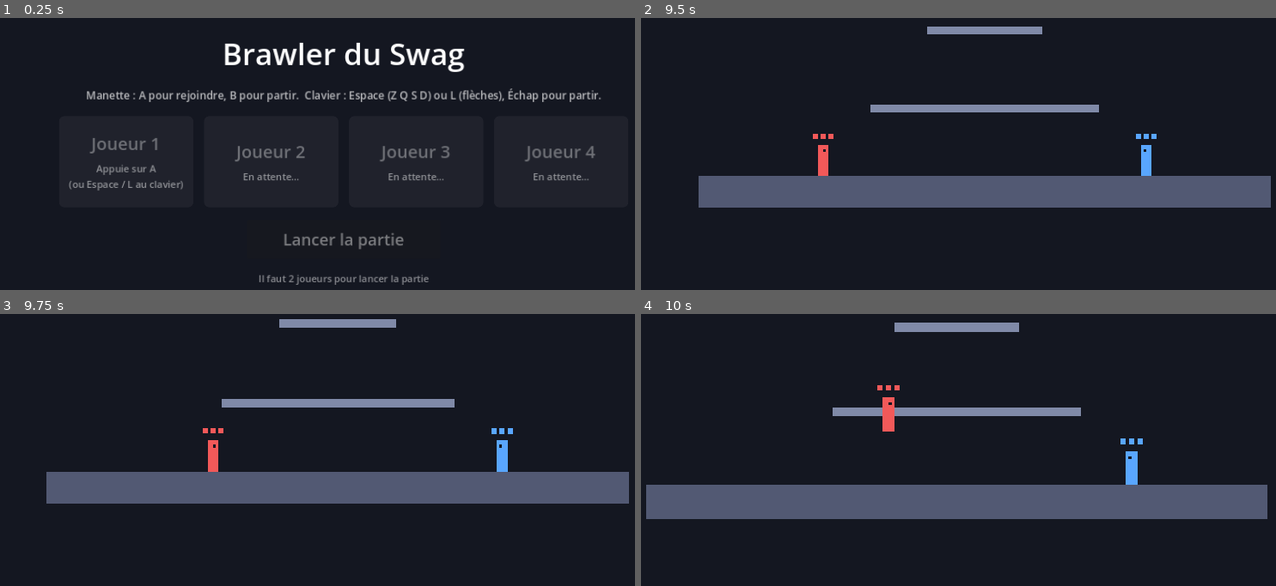
Above: before the commit, frames 1-4 (two rows, left to right).
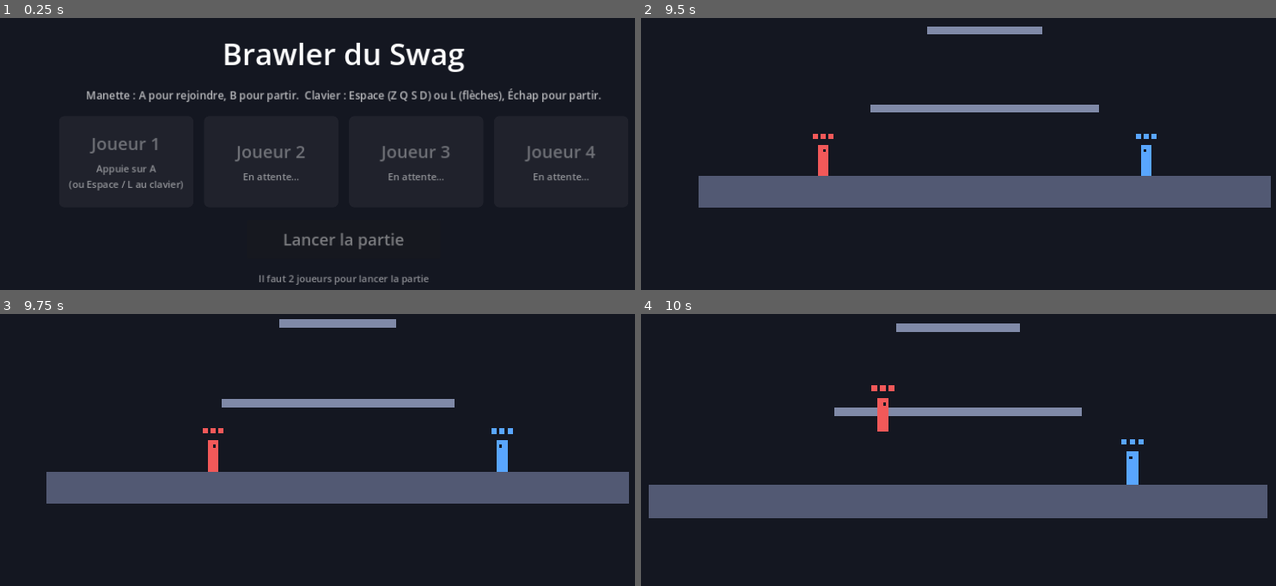
Above: after the commit, the same moments.

Repository: BBStain/jvtest
Game: Godot game, scene res://scenes/lobby.tscn
The game is run twice, just before and just after one commit, with the same random seed, the same clock (stepped at 60 frames per second) and the same inputs.
Inputs (mouse positions are in pixels of both pictures, inside the frame that each line leads up to):
- Up to frame 1 (0.25 s): no input
- Up to frame 2 (9.5 s): tap Enter at 0.5, 2, 3.5 s; move the mouse to (1136, 140) at 0.52 s; hold D 0.53-2.03 s; tap C at 0.6, 3.05, 3.6, 6.05 s; click (1136, 140) at 0.67 s; tap Space at 0.77, 1.25, 1.52, 2.75, 3.02, 3.77, 4.25, 4.52, 6.02, 6.77, 7.52 s; tap J at 0.8, 1.35, 3.8, 4.35, 6.8 s; move the mouse to (844, 178) at 1.27 s; tap U at 1.55, 2.1, 4.55, 5.1, 7.55 s; move the mouse to (1053, 75) at 2.02 s; hold A 2.03-2.78 s; tap K at 2.3, 2.85, 5.3, 8.3 s; move the mouse to (952, 235) at 2.77 s; hold D 2.78-4.28 s; click (952, 235) at 2.92 s; move the mouse to (1193, 216) at 3.52 s; move the mouse to (780, 102) at 4.27 s; hold A 4.28-5.03 s; move the mouse to (1022, 159) at 5.02 s; hold D 5.03-5.78 s; click (1022, 159) at 5.17 s; move the mouse to (882, 64) at 5.77 s; hold A 5.78-7.28 s; tap F at 5.85 s; move the mouse to (1136, 140) at 6.52 s; tap R at 6.6 s; move the mouse to (844, 178) at 7.27 s; hold D 7.28-8.75 s; tap G at 7.35 s; click (844, 178) at 7.42 s; move the mouse to (1053, 75) at 8.02 s; tap L at 8.1 s; click "Lancer la partie" at 8.75 s
- Up to frame 3 (9.75 s): move the mouse to (311, 531) at 9.52 s; hold D from 9.53 s (still down); tap K at 9.6 s
- Up to frame 4 (10 s): keep holding D; tap Space at 9.77 s; tap C at 9.8 s

Frames 1-3 are identical in both runs. In frame 4, 0.8% of the frame differs, in the area x 0-99%, y 3-76%.

Commit message:
Blocage sur B : bouclier de 3 points, surbrillance, bouclier cassé
Tenir B (C / U au clavier) pour bloquer : contour lumineux et 3 points de
bouclier. Un coup sur le bouclier enlève 1 point (2 pour la lourde), repousse
l'attaquant et remet sa recharge à zéro. Bouclier cassé : pas d'attaque
pendant 1,5 s mais on peut bouger. En bloquant : déplacement lent, petit saut,
pas de dash ni d'attaque. Le bouclier regagne 1 point toutes les 2 s.

Co-Authored-By: Claude Opus 5.5 (1M context) <noreply@anthropic.com>
Claude-Session: https://claude.ai/code/session_01THvWsQSvKyigxsJfQsC1D9

Diff:
--- a/scripts/fighter.gd
+++ b/scripts/fighter.gd
@@ -64,6 +64,16 @@
 const HEAVY_KNOCKBACK := 850.0
 const COUNTER_COOLDOWN_MULT := 2.0      ## contrer une attaque lourde avec une légère : recharge x2
 
+# --- Blocage (B) : un bouclier de 3 points ---
+const SHIELD_MAX := 3                   ## points de bouclier
+const SHIELD_REGEN_TIME := 2.0          ## 1 point regagné toutes les 2 s quand on ne bloque pas
+const SHIELD_BREAK_COOLDOWN := 1.5      ## bouclier cassé : pas d'attaque pendant ce temps (on peut bouger)
+const HEAVY_SHIELD_DAMAGE := 2          ## l'attaque lourde enlève 2 points, la légère 1
+const BLOCK_SPEED_MULT := 0.3           ## en bloquant, on se déplace beaucoup plus lentement
+const BLOCK_JUMP_MULT := 0.7            ## en bloquant, on saute environ 2 fois moins haut
+const SHIELD_HIT_PUSH := 380.0          ## l'attaquant qui frappe le bouclier est repoussé
+const SHIELD_BLOCKER_PUSH := 120.0      ## celui qui bloque recule un tout petit peu
+
 # --- Coup reçu ---
 const INVINCIBLE_TIME := 0.55           ## doit rester plus long que ATTACK_COOLDOWN
 const HIT_KNOCKBACK := 620.0
@@ -100,6 +110,12 @@
 var _attack_has_hit := false
 var _attack_heavy := false              ## true = attaque lourde en cours
 var _attack_cooldown_timer := 0.0
+
+var shield := SHIELD_MAX
+var _blocking := false
+var _shield_regen_timer := 0.0
+var _shield_broken_timer := 0.0         ## pour l'effet visuel du bouclier cassé
+var _shield_flash_timer := 0.0          ## petit éclat quand le bouclier encaisse un coup
 
 var _invincible_timer := 0.0
 var _knockback_timer := 0.0
@@ -152,7 +168,9 @@
 		_drop_timer = DROP_THROUGH_TIME
 	set_collision_mask_value(PLATFORM_LAYER, _drop_timer <= 0.0)
 
-	if input.dash_pressed:
+	_update_block(input, delta)
+
+	if input.dash_pressed and not _blocking:
 		_try_start_dash(input, on_floor)
 
 	if is_dashing():
@@ -160,7 +178,9 @@
 	else:
 		_tick_movement(input, on_floor, delta)
 
-	if input.attack_pressed:
+	if _blocking:
+		pass  # pas d'attaque en bloquant
+	elif input.attack_pressed:
 		_try_start_attack(false)
 	elif input.heavy_pressed:
 		_try_start_attack(true)
@@ -180,7 +200,23 @@
 	_knockback_timer -= delta
 	_wall_jump_timer -= delta
 	_lives_show_timer -= delta
+	_shield_broken_timer -= delta
+	_shield_flash_timer -= delta
 	_blink_clock += delta
+
+
+## On bloque tant que B est maintenu, si le bouclier n'est pas vide et qu'on n'est pas
+## en train de dasher ou de frapper. Le bouclier se recharge quand on ne bloque pas.
+func _update_block(input: InputState, delta: float) -> void:
+	_blocking = input.block_held and shield > 0 and not is_dashing() \
+		and not _is_attack_startup_or_active()
+	if _blocking or shield >= SHIELD_MAX:
+		_shield_regen_timer = 0.0
+		return
+	_shield_regen_timer += delta
+	if _shield_regen_timer >= SHIELD_REGEN_TIME:
+		_shield_regen_timer = 0.0
+		shield += 1
 
 
 func _tick_movement(input: InputState, on_floor: bool, delta: float) -> void:
@@ -190,7 +226,8 @@
 		accel = KNOCKBACK_ACCEL
 	elif _wall_jump_timer > 0.0:
 		accel = WALL_JUMP_ACCEL
-	velocity.x = move_toward(velocity.x, input.stick.x * RUN_SPEED, accel * delta)
+	var speed := RUN_SPEED * BLOCK_SPEED_MULT if _blocking else RUN_SPEED
+	velocity.x = move_toward(velocity.x, input.stick.x * speed, accel * delta)
 
 	# Gravité (plus forte si on a lâché le saut pendant la montée = petit saut)
 	var gravity := GRAVITY
@@ -205,18 +242,19 @@
 	# Saut, double saut et saut mural
 	if input.jump_pressed:
 		_jump_buffer_timer = JUMP_BUFFER
+	var jump_mult := BLOCK_JUMP_MULT if _blocking else 1.0
 	if _jump_buffer_timer > 0.0:
 		if on_floor or _coyote_timer > 0.0:
-			velocity.y = -JUMP_SPEED
+			velocity.y = -JUMP_SPEED * jump_mult
 			_jump_buffer_timer = 0.0
 			_coyote_timer = 0.0
 		elif input.jump_pressed and is_wall_sliding() and _air_jumps_left > 0:
-			velocity = Vector2(_wall_normal_x * WALL_JUMP_PUSH, -JUMP_SPEED)
+			velocity = Vector2(_wall_normal_x * WALL_JUMP_PUSH, -JUMP_SPEED * jump_mult)
 			_air_jumps_left -= 1
 			_jump_buffer_timer = 0.0
 			_wall_jump_timer = WALL_JUMP_LOCK
 		elif input.jump_pressed and _air_jumps_left > 0:
-			velocity.y = -DOUBLE_JUMP_SPEED
+			velocity.y = -DOUBLE_JUMP_SPEED * jump_mult
 			_air_jumps_left -= 1
 			_jump_buffer_timer = 0.0
 
@@ -315,8 +353,12 @@
 	return _attack_time >= 0.0 and _attack_time < _attack_startup() + _attack_active()
 
 
+func is_blocking() -> bool:
+	return _blocking
+
+
 func can_attack() -> bool:
-	return not eliminated and not is_dashing() and not is_invincible() \
+	return not eliminated and not is_dashing() and not is_invincible() and not _blocking \
 		and not is_attacking() and _attack_cooldown_timer <= 0.0
 
 
@@ -371,6 +413,30 @@
 	_attack_cooldown_timer = ATTACK_COOLDOWN * COUNTER_COOLDOWN_MULT if countered_heavy else CLASH_LOCKOUT
 	velocity = push_dir * CLASH_PUSH + Vector2(0.0, -150.0)
 	_knockback_timer = KNOCKBACK_TIME
+
+
+## Notre coup a frappé un bouclier : il s'arrête, on est repoussé, mais on peut refrapper tout de suite.
+func hit_shield(push_dir: Vector2) -> void:
+	_cancel_attack()
+	_attack_cooldown_timer = 0.0
+	velocity = push_dir * SHIELD_HIT_PUSH + Vector2(0.0, -120.0)
+	_knockback_timer = KNOCKBACK_TIME
+
+
+## Notre bouclier encaisse un coup. Renvoie true s'il vient de casser.
+func absorb_hit(push_dir: Vector2, heavy: bool) -> bool:
+	shield = maxi(shield - (HEAVY_SHIELD_DAMAGE if heavy else 1), 0)
+	_shield_regen_timer = 0.0
+	_shield_flash_timer = 0.12
+	velocity.x = push_dir.x * SHIELD_BLOCKER_PUSH
+	if shield > 0:
+		return false
+	# Bouclier cassé : on arrête de bloquer et on ne peut plus attaquer un moment.
+	_blocking = false
+	_cancel_attack()
+	_attack_cooldown_timer = SHIELD_BREAK_COOLDOWN
+	_shield_broken_timer = SHIELD_BREAK_COOLDOWN
+	return true
 
 
 func take_hit(hit_dir: Vector2, knockback := HIT_KNOCKBACK) -> void:
@@ -431,6 +497,24 @@
 	if is_dashing():
 		body_color = body_color.lightened(0.4)
 	draw_rect(body, body_color)
+
+	# En surbrillance quand on bloque, avec les points de bouclier qui restent
+	if _blocking:
+		var glow := 1.0 if _shield_flash_timer > 0.0 else 0.8
+		draw_rect(body.grow(12.0), Color(color.lightened(0.5), 0.12 * glow))
+		draw_rect(body.grow(7.0), Color(color.lightened(0.6), 0.25 * glow))
+		draw_rect(body, Color(1, 1, 1, 0.35 * glow))
+		draw_rect(body.grow(7.0), Color(1, 1, 1, glow), false, 3.0)
+		_draw_shield_points(-BODY_SIZE.y / 2.0 - 16.0, 1.0)
+	elif _shield_flash_timer > 0.0:
+		draw_rect(body.grow(5.0), Color(1, 1, 1, 0.8), false, 3.0)
+
+	# Bouclier cassé : une croix grise tant qu'on ne peut pas attaquer
+	if _shield_broken_timer > 0.0:
+		var a := clampf(_shield_broken_timer / 0.3, 0.0, 1.0) * 0.8
+		var c := Vector2(0, -BODY_SIZE.y / 2.0 - 16.0)
+		draw_line(c + Vector2(-7, -7), c + Vector2(7, 7), Color(0.75, 0.75, 0.8, a), 3.0)
+		draw_line(c + Vector2(-7, 7), c + Vector2(7, -7), Color(0.75, 0.75, 0.8, a), 3.0)
 
 	# Petit œil pour voir de quel côté on regarde
 	draw_rect(Rect2(Vector2(facing * 3.0 - 2.5, -BODY_SIZE.y / 2.0 + 9.0), Vector2(5, 5)), Color(0.08, 0.09, 0.13))
@@ -460,16 +544,29 @@
 			draw_rect(Rect2(length - 14.0, -14.0, 14.0, 28.0), color.lightened(0.6))
 		draw_set_transform(Vector2.ZERO, 0.0)
 
-	# Les vies au-dessus de la tête
+	# Les vies au-dessus de la tête (plus haut si les points de bouclier sont affichés)
 	if _lives_show_timer > 0.0:
 		var alpha := clampf(_lives_show_timer / 0.4, 0.0, 1.0)
 		var size := 10.0
 		var gap := 5.0
 		var total := START_LIVES * size + (START_LIVES - 1) * gap
-		var y := -BODY_SIZE.y / 2.0 - 22.0
+		var y := -BODY_SIZE.y / 2.0 - (32.0 if (_blocking or _shield_broken_timer > 0.0) else 22.0)
 		for i in START_LIVES:
 			var pip := Rect2(-total / 2.0 + i * (size + gap), y, size, size)
 			if i < lives:
 				draw_rect(pip, Color(color, alpha))
 			else:
 				draw_rect(pip, Color(1, 1, 1, 0.5 * alpha), false, 2.0)
+
+
+## Petits traits au-dessus de la tête : un par point de bouclier.
+func _draw_shield_points(y: float, alpha: float) -> void:
+	var w := 8.0
+	var gap := 3.0
+	var total := SHIELD_MAX * w + (SHIELD_MAX - 1) * gap
+	for i in SHIELD_MAX:
+		var pip := Rect2(-total / 2.0 + i * (w + gap), y, w, 4.0)
+		if i < shield:
+			draw_rect(pip, Color(1, 1, 1, 0.95 * alpha))
+		else:
+			draw_rect(pip, Color(1, 1, 1, 0.25 * alpha))
--- a/scripts/game.gd
+++ b/scripts/game.gd
@@ -153,12 +153,26 @@
 			if victim == attacker or not victim.can_be_hit():
 				continue
 			if _circle_hits_rect(attacker.attack_center(), attacker.attack_radius(), victim.body_rect()):
+				if victim.is_blocking():
+					_hit_shield(attacker, victim)
+					break
 				var hit_dir := (victim.global_position - attacker.global_position).normalized()
 				if not attacker.is_heavy_attack():
 					hit_dir = attacker.attack_direction()
 				victim.take_hit(hit_dir, attacker.attack_knockback())
 				attacker.mark_attack_hit()
 				break
+
+
+## Le coup tombe sur un bouclier : personne ne perd de vie, l'attaquant est repoussé mais peut
+## refrapper tout de suite, et le bouclier perd 1 point (2 pour une attaque lourde).
+func _hit_shield(attacker: Fighter, victim: Fighter) -> void:
+	var push := victim.global_position - attacker.global_position
+	push.y = 0.0
+	push = push.normalized() if push.length() > 1.0 else Vector2(attacker.facing, 0.0)
+	attacker.hit_shield(-push)
+	if victim.absorb_hit(push, attacker.is_heavy_attack()):
+		_spawn_clash_mark(victim.global_position, true)
 
 
 func _circle_hits_rect(center: Vector2, radius: float, rect: Rect2) -> bool:
--- a/scripts/input/input_bindings.gd
+++ b/scripts/input/input_bindings.gd
@@ -8,23 +8,24 @@
 ##   {"type": "joypad", "id": 2}        -> la manette n°2 connectée
 ##
 ## Manette : stick gauche ou croix pour bouger, A sauter, X attaque légère, Y attaque lourde,
-## gâchette gauche (ou LB) dash.
+## B bloquer, gâchette gauche (ou LB) dash.
 ## Les touches clavier sont des touches PHYSIQUES : "W A S D" ici = "Z Q S D" sur un clavier AZERTY.
 
 const KEYBOARD_LAYOUTS := [
-	# Clavier gauche : Z Q S D pour bouger, Espace saut, F attaque légère, R attaque lourde, G dash
+	# Clavier gauche : Z Q S D pour bouger, Espace saut, F attaque légère, R attaque lourde, G dash, C blocage
 	{
 		"name": "Clavier (Z Q S D)",
 		"left": [KEY_A], "right": [KEY_D], "up": [KEY_W], "down": [KEY_S],
 		"jump": [KEY_SPACE], "attack": [KEY_F], "heavy": [KEY_R], "dash": [KEY_G],
+		"block": [KEY_C],
 	},
-	# Clavier droit : flèches pour bouger, L saut, K attaque légère, I attaque lourde, J dash
-	# (ou pavé numérique 0 / 1 / 3 / 2)
+	# Clavier droit : flèches pour bouger, L saut, K attaque légère, I attaque lourde, J dash, U blocage
+	# (ou pavé numérique 0 / 1 / 3 / 2 / 4)
 	{
 		"name": "Clavier (flèches)",
 		"left": [KEY_LEFT], "right": [KEY_RIGHT], "up": [KEY_UP], "down": [KEY_DOWN],
 		"jump": [KEY_L, KEY_KP_0], "attack": [KEY_K, KEY_KP_1], "heavy": [KEY_I, KEY_KP_3],
-		"dash": [KEY_J, KEY_KP_2],
+		"dash": [KEY_J, KEY_KP_2], "block": [KEY_U, KEY_KP_4],
 	},
 ]
 
@@ -32,14 +33,14 @@
 	"left": [JOY_BUTTON_DPAD_LEFT], "right": [JOY_BUTTON_DPAD_RIGHT],
 	"up": [JOY_BUTTON_DPAD_UP], "down": [JOY_BUTTON_DPAD_DOWN],
 	"jump": [JOY_BUTTON_A], "attack": [JOY_BUTTON_X], "heavy": [JOY_BUTTON_Y],
-	"dash": [JOY_BUTTON_LEFT_SHOULDER],
+	"block": [JOY_BUTTON_B], "dash": [JOY_BUTTON_LEFT_SHOULDER],
 }
 const GAMEPAD_AXES := {
 	"left": [JOY_AXIS_LEFT_X, -1.0], "right": [JOY_AXIS_LEFT_X, 1.0],
 	"up": [JOY_AXIS_LEFT_Y, -1.0], "down": [JOY_AXIS_LEFT_Y, 1.0],
 	"dash": [JOY_AXIS_TRIGGER_LEFT, 1.0],
 }
-const ACTIONS := ["left", "right", "up", "down", "jump", "attack", "heavy", "dash"]
+const ACTIONS := ["left", "right", "up", "down", "jump", "attack", "heavy", "dash", "block"]
 const DEADZONE := 0.35
 
 
--- a/scripts/input/input_state.gd
+++ b/scripts/input/input_state.gd
@@ -11,12 +11,14 @@
 var attack_pressed := false  ## attaque légère
 var heavy_pressed := false   ## attaque lourde
 var dash_pressed := false
+var block_held := false     ## blocage maintenu (B)
 
 
 func to_dict() -> Dictionary:
 	return {
 		"sx": stick.x, "sy": stick.y, "dp": down_pressed,
 		"j": jump_pressed, "jh": jump_held, "a": attack_pressed, "h": heavy_pressed, "d": dash_pressed,
+		"b": block_held,
 	}
 
 
@@ -29,4 +31,5 @@
 	s.attack_pressed = data.get("a", false)
 	s.heavy_pressed = data.get("h", false)
 	s.dash_pressed = data.get("d", false)
+	s.block_held = data.get("b", false)
 	return s
--- a/scripts/input/local_input_source.gd
+++ b/scripts/input/local_input_source.gd
@@ -18,4 +18,5 @@
 	s.attack_pressed = Input.is_action_just_pressed(_prefix + "attack")
 	s.heavy_pressed = Input.is_action_just_pressed(_prefix + "heavy")
 	s.dash_pressed = Input.is_action_just_pressed(_prefix + "dash")
+	s.block_held = Input.is_action_pressed(_prefix + "block")
 	return s
--- a/tests/sim_test.gd
+++ b/tests/sim_test.gd
@@ -115,6 +115,70 @@
 	check(clash_seen, "Contre : recharge de J2 doublée (%.2f s)" % p2._attack_cooldown_timer)
 	check(p1.lives == 3 and p2.lives == 3, "Contre : personne ne perd de vie (%d / %d)" % [p1.lives, p2.lives])
 	check(p1._attack_cooldown_timer <= Fighter.CLASH_LOCKOUT, "Contre : J1 (attaque lourde) peut vite réattaquer")
+
+	# 4d) Blocage : le coup tombe sur le bouclier, personne ne perd de vie, l'attaquant peut refrapper
+	await new_game()
+	p1 = game.fighters[0]; p2 = game.fighters[1]
+	p1.position.x = 600; p2.position.x = 650
+	p1.input_source = Scripted.new(func(s, f): s.attack_pressed = f == 30)
+	p2.input_source = Scripted.new(func(s, f): s.block_held = true)
+	await step(29)
+	check(p2.is_blocking(), "Blocage : J2 bloque en tenant B")
+	await shot("09_blocage")
+	await step(5)
+	check(p2.lives == 3, "Blocage : J2 ne perd pas de vie (vies = %d)" % p2.lives)
+	check(p2.shield == 2, "Blocage : le bouclier perd 1 point (reste %d)" % p2.shield)
+	check(p1.can_attack(), "Blocage : J1 peut refrapper tout de suite")
+	await step(10)
+	check(p1.position.x < 590, "Blocage : J1 est repoussé (x = %.0f)" % p1.position.x)
+
+	# 4e) Attaque lourde sur le bouclier : -2 points, et casser le bouclier empêche d'attaquer
+	await new_game()
+	p1 = game.fighters[0]; p2 = game.fighters[1]
+	p1.position.x = 600; p2.position.x = 650
+	p1.input_source = Scripted.new(func(s, f): s.heavy_pressed = f == 30)
+	p2.input_source = Scripted.new(func(s, f):
+		s.block_held = f < 80
+		s.stick.x = 1.0 if f >= 80 else 0.0
+		s.attack_pressed = f == 85)
+	await step(55)
+	check(p2.shield == 1 and p2.lives == 3, "Lourde sur bouclier : -2 points (reste %d, vies %d)" % [p2.shield, p2.lives])
+	p2.shield = 1
+	p1.position.x = p2.position.x - 50; p1.velocity = Vector2.ZERO
+	p1.input_source = Scripted.new(func(s, f): s.attack_pressed = f == 2)
+	await step(6)
+	check(p2.shield == 0 and not p2.is_blocking(), "Bouclier cassé : J2 ne bloque plus (bouclier %d)" % p2.shield)
+	check(p2._attack_cooldown_timer > 1.0, "Bouclier cassé : J2 ne peut pas attaquer (%.2f s)" % p2._attack_cooldown_timer)
+	var x_before := p2.position.x
+	await step(26)
+	check(not p2.is_attacking(), "Bouclier cassé : J2 appuie sur X mais n'attaque pas")
+	await step(20)
+	check(p2.position.x > x_before + 50, "Bouclier cassé : J2 peut toujours bouger")
+	await step(int(Fighter.SHIELD_REGEN_TIME * 60) + 5)
+	check(p2.shield == 1, "Bouclier : un point revient après 2 s sans bloquer (%d)" % p2.shield)
+
+	# 4f) En bloquant : déplacement lent, petit saut, pas de dash, pas d'attaque
+	await new_game()
+	p1 = game.fighters[0]; p2 = game.fighters[1]
+	p1.input_source = Scripted.new(func(s, f):
+		s.block_held = true
+		s.stick.x = 1.0 if f >= 40 and f < 70 else 0.0
+		s.dash_pressed = f == 72
+		s.attack_pressed = f == 70
+		s.jump_pressed = f == 80
+		s.jump_held = f >= 80)
+	await step(65)
+	check(absf(p1.velocity.x) <= Fighter.RUN_SPEED * Fighter.BLOCK_SPEED_MULT + 1, "Blocage : marche lente (vx = %.0f)" % p1.velocity.x)
+	await step(9)
+	check(not p1.is_dashing(), "Blocage : pas de dash")
+	check(not p1.is_attacking(), "Blocage : pas d'attaque")
+	var start_y := p1.position.y
+	var top_y := start_y
+	for i in 40:
+		await step(1)
+		top_y = minf(top_y, p1.position.y)
+	var jump_height := start_y - top_y
+	check(jump_height > 30 and jump_height < 100, "Blocage : saut moins haut (%.0f px)" % jump_height)
 
 	# 5) Dash = intouchable
 	await new_game()
Not shown, changed: README.md
